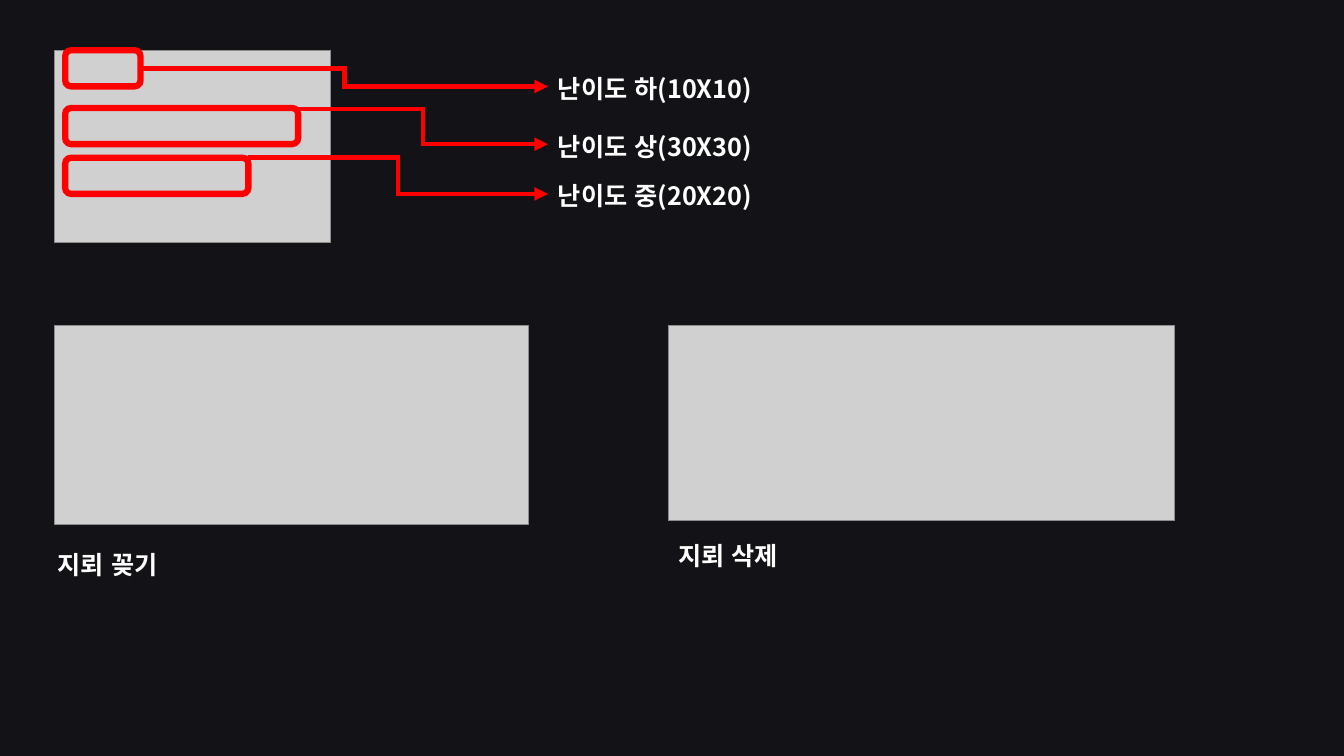
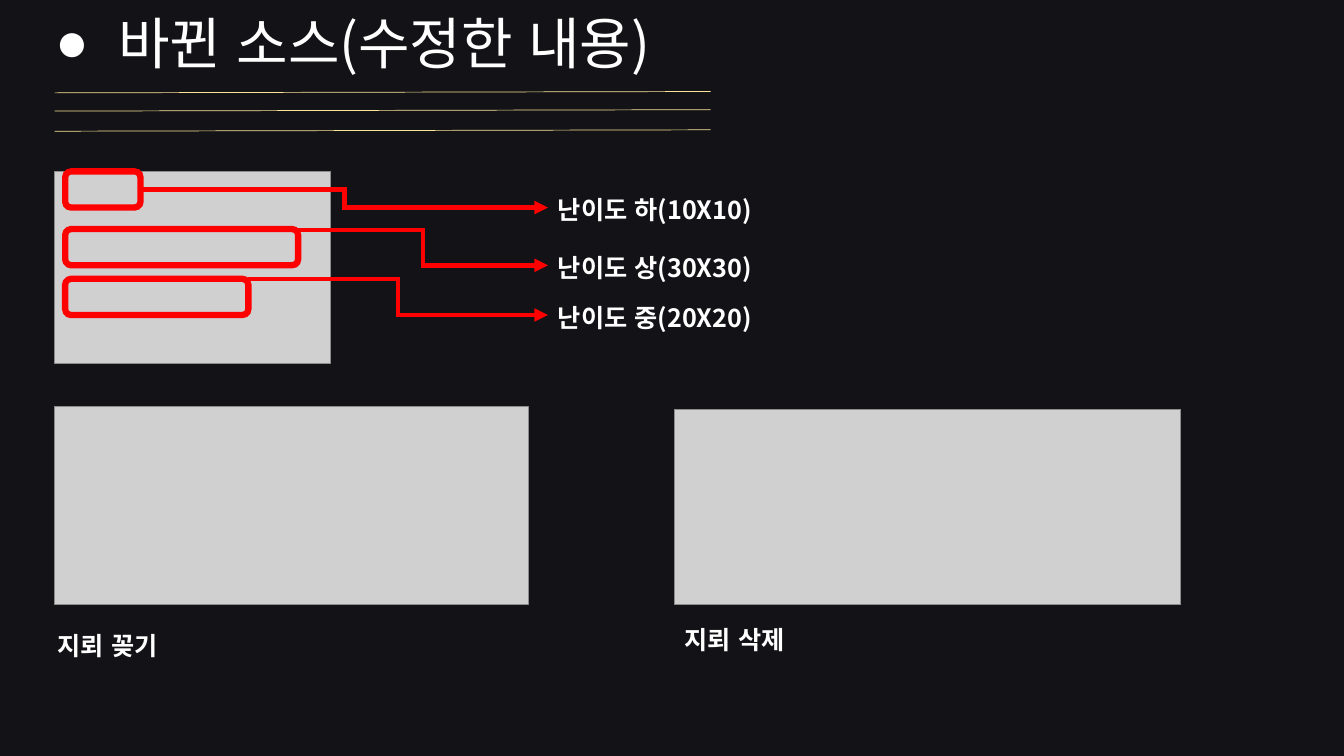
Before and after one commit to JungHoYoung/OSS_A, a slide deck: slide 5 of OSS_A조 - MineSweeper_1.pptx. Drawn at 1344x756 pixels with LibreOffice and Linux fonts; fonts in the diff are those of the drawing; grey boxes stand for pictures. Boxes give left, top, right and bottom in pixels: in the first picture for what was removed or moved away, otherwise in the second. Text is boxed around its words. In the diff, an @@ line names an element or a change of style, - is before the commit and + after.

Commit message:
최종 수정
최종

```diff
--- a/OSS_A조 - MineSweeper_1.pptx
+++ b/OSS_A조 - MineSweeper_1.pptx
@@ text added at [118,17,651,75], 40 pt, text #FFFFFF @@
+  ● 바뀐 소스(수정한 내용)
@@ line added from (54, 93) to (711, 92), #FFE699 0.5 pt @@
@@ line added from (54, 111) to (711, 110), #FFE699 0.5 pt @@
@@ line added from (54, 131) to (711, 130), #FFE699 0.5 pt @@
@@ 3 texts, 3 rounded rectangles, 3 elbow arrows, 1 picture: place and size @@
-3 texts, 3 rounded rectangles, 3 elbow arrows, 1 picture at [54,50,752,243]
+3 texts, 3 rounded rectangles, 3 elbow arrows, 1 picture at [54,171,752,364]
@@ picture: place and size @@
-picture at [54,326,528,524]
+picture at [54,406,528,605]
@@ picture: place and size @@
-picture at [668,326,1175,521]
+picture at [675,409,1181,605]
@@ text "지뢰 꽂기": place and size @@
-text "지뢰 꽂기" at [58,553,157,577]
+text "지뢰 꽂기" at [58,634,157,658]
@@ text "지뢰 삭제": place and size @@
-text "지뢰 삭제" at [678,544,778,568]
+text "지뢰 삭제" at [685,628,784,652]
```
Also in this commit, not shown: 1 other slide changed, 1 slide added, 2 slides removed.
